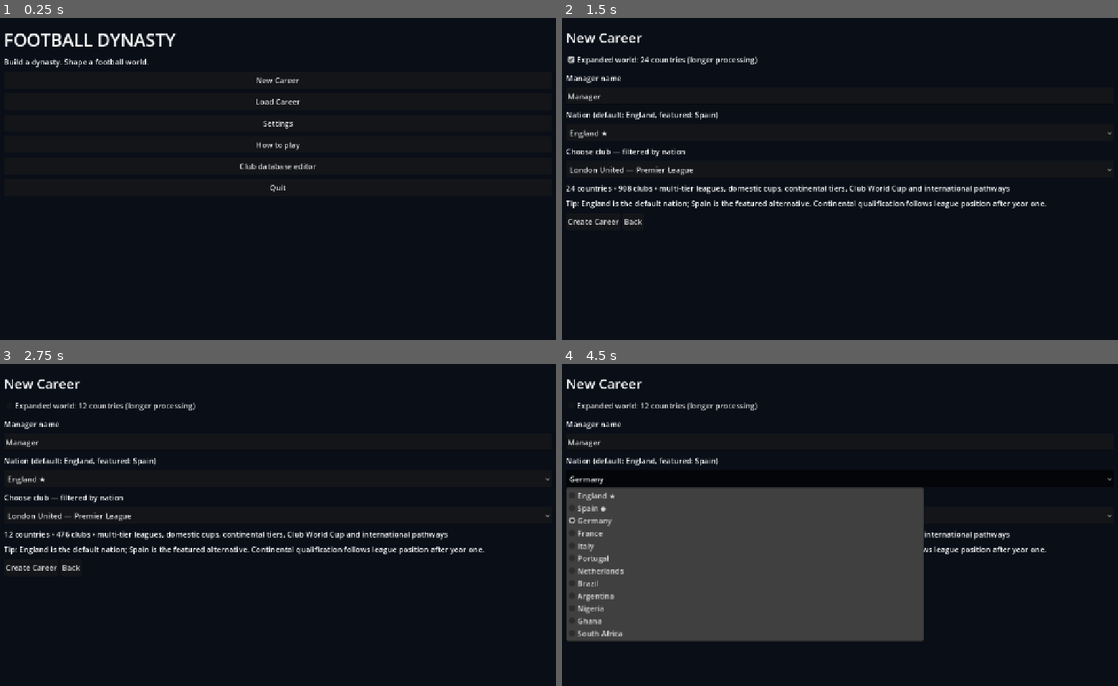
Above: before the commit, frames 1-4 (two rows, left to right).
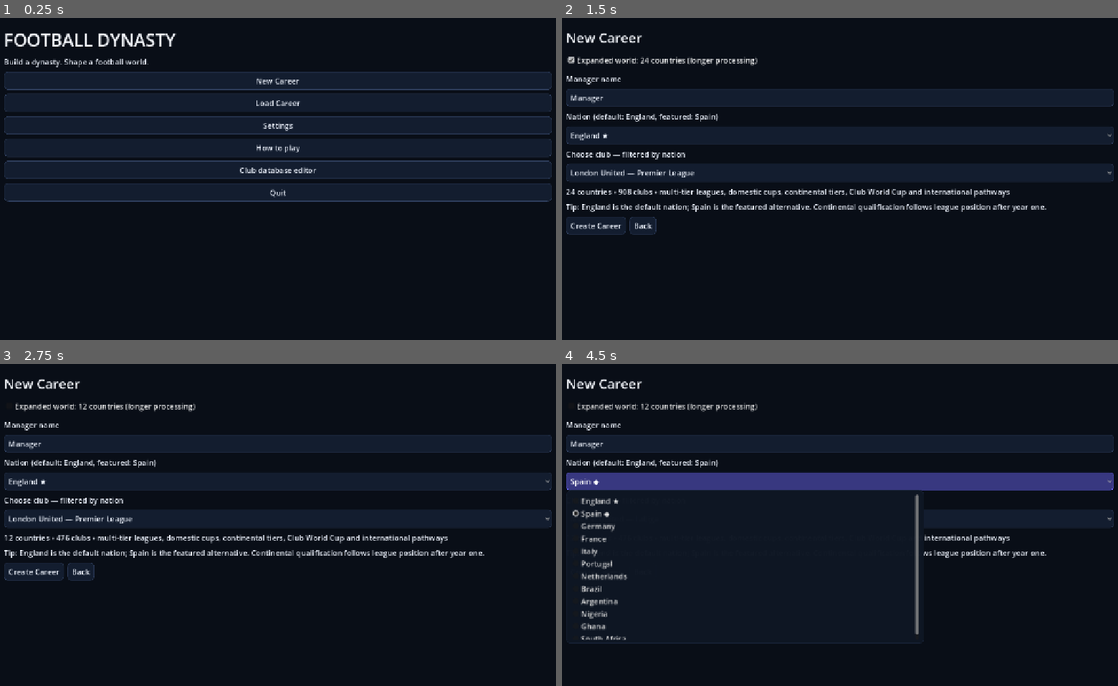
Above: after the commit, the same moments.

Repository: eghosa001/football-manager
Game: Godot game, scene res://game/scenes/career_app.tscn
The game is run twice, just before and just after one commit, with the same random seed, the same clock (stepped at 60 frames per second) and the same inputs.
Inputs (mouse positions are in pixels of both pictures, inside the frame that each line leads up to):
- Up to frame 1 (0.25 s): no input
- Up to frame 2 (1.5 s): click "New Career" at 0.5 s; click "Expanded world: 12 countries …" at 1.25 s
- Up to frame 3 (2.75 s): click "Expanded world: 24 countries …" at 2 s
- Up to frame 4 (4.5 s): click "England ★" at 2.75 s; click "London United — Premier League" at 3.5 s; click (840, 479) at 4.25 s, where only the run before the commit has a clickable "Germany"

The runs differ from the first frame. In frame 1, 4.8% of the frame differs, in the area x 0-100%, y 16-58%; in frame 2, 6.4%; in frame 3, 6.3%; in frame 4, 38%, in the area x 0-100%, y 12-87%.

Commit message:
Establish premium Football Dynasty UI language

Diff:
--- a/game/polish/ui_readability_runtime.gd
+++ b/game/polish/ui_readability_runtime.gd
@@ -1,9 +1,20 @@
 extends Node
 
-const DESKTOP_TARGET_HEIGHT := 38.0
-const MOBILE_TARGET_HEIGHT := 48.0
+const DESKTOP_TARGET_HEIGHT := 40.0
+const MOBILE_TARGET_HEIGHT := 50.0
 const DESKTOP_MIN_FONT := 16
 const MOBILE_MIN_FONT := 18
+
+const COLOR_TEXT := Color(0.93, 0.95, 0.99, 1.0)
+const COLOR_MUTED := Color(0.66, 0.72, 0.82, 1.0)
+const COLOR_SURFACE := Color(0.055, 0.085, 0.14, 0.98)
+const COLOR_SURFACE_RAISED := Color(0.075, 0.115, 0.185, 0.98)
+const COLOR_SURFACE_HOVER := Color(0.095, 0.145, 0.23, 1.0)
+const COLOR_BORDER := Color(0.18, 0.24, 0.36, 1.0)
+const COLOR_BORDER_SOFT := Color(0.12, 0.17, 0.27, 1.0)
+const COLOR_ACCENT := Color(0.43, 0.42, 1.0, 1.0)
+const COLOR_ACCENT_SOFT := Color(0.22, 0.22, 0.50, 1.0)
+const COLOR_SIGNAL := Color(0.22, 0.84, 0.74, 1.0)
 
 func _ready() -> void:
 	get_tree().node_added.connect(_on_node_added)
@@ -34,10 +45,32 @@
 		control.custom_minimum_size.y = maxf(control.custom_minimum_size.y, target_height)
 		control.focus_mode = Control.FOCUS_ALL
 
+	if control is BaseButton:
+		(control as BaseButton).mouse_default_cursor_shape = Control.CURSOR_POINTING_HAND
+
 	if control is Label:
 		var label := control as Label
 		if label.text.length() >= 56 and label.autowrap_mode == TextServer.AUTOWRAP_OFF:
 			label.autowrap_mode = TextServer.AUTOWRAP_WORD_SMART
+		_style_label(label)
+
+	if control is Button and not control is CheckBox and not control is CheckButton:
+		_style_button(control as Button)
+	elif control is LineEdit:
+		_style_line_edit(control as LineEdit)
+	elif control is OptionButton:
+		_style_option_button(control as OptionButton)
+	elif control is PanelContainer:
+		control.add_theme_stylebox_override("panel", _box(COLOR_SURFACE, COLOR_BORDER_SOFT, 1, 10, 12))
+	elif control is HSeparator:
+		control.add_theme_constant_override("separation", 12)
+	elif control is VBoxContainer:
+		control.add_theme_constant_override("separation", maxi(8, control.get_theme_constant("separation")))
+	elif control is HBoxContainer:
+		control.add_theme_constant_override("separation", maxi(8, control.get_theme_constant("separation")))
+	elif control is GridContainer:
+		control.add_theme_constant_override("h_separation", 12)
+		control.add_theme_constant_override("v_separation", 12)
 
 	if control is TabContainer:
 		var tabs := control as TabContainer
@@ -46,6 +79,7 @@
 			bar.scrolling_enabled = true
 			bar.focus_mode = Control.FOCUS_ALL
 			bar.custom_minimum_size.y = maxf(bar.custom_minimum_size.y, target_height)
+			_style_tab_bar(bar)
 
 	# Never force text smaller than the production readability floor. Explicit
 	# larger overrides remain untouched.
@@ -53,3 +87,70 @@
 		var current := control.get_theme_font_size("font_size")
 		if current > 0 and current < min_font:
 			control.add_theme_font_size_override("font_size", min_font)
+
+func _style_label(label: Label) -> void:
+	label.add_theme_color_override("font_color", COLOR_TEXT)
+	var size := label.get_theme_font_size("font_size")
+	if size >= 22:
+		label.add_theme_color_override("font_color", Color(0.97, 0.98, 1.0, 1.0))
+	elif size > 0 and size <= 14:
+		label.add_theme_color_override("font_color", COLOR_MUTED)
+
+func _style_button(button: Button) -> void:
+	var is_nav := button.has_meta("target_tab")
+	var normal_color := Color(0.045, 0.07, 0.115, 0.88) if is_nav else COLOR_SURFACE_RAISED
+	var border := Color.TRANSPARENT if is_nav else COLOR_BORDER
+	button.add_theme_color_override("font_color", COLOR_TEXT)
+	button.add_theme_color_override("font_hover_color", Color.WHITE)
+	button.add_theme_color_override("font_pressed_color", Color.WHITE)
+	button.add_theme_color_override("font_focus_color", Color.WHITE)
+	button.add_theme_stylebox_override("normal", _box(normal_color, border, 1 if not is_nav else 0, 8, 10))
+	button.add_theme_stylebox_override("hover", _box(COLOR_SURFACE_HOVER, Color(0.28, 0.36, 0.54, 1.0), 1, 8, 10))
+	button.add_theme_stylebox_override("pressed", _box(COLOR_ACCENT_SOFT, COLOR_ACCENT, 1, 8, 10))
+	button.add_theme_stylebox_override("focus", _focus_box())
+	if is_nav:
+		button.add_theme_stylebox_override("hover_pressed", _box(COLOR_ACCENT_SOFT, COLOR_ACCENT, 1, 8, 10))
+
+func _style_line_edit(edit: LineEdit) -> void:
+	edit.add_theme_color_override("font_color", COLOR_TEXT)
+	edit.add_theme_color_override("font_placeholder_color", COLOR_MUTED)
+	edit.add_theme_color_override("caret_color", COLOR_SIGNAL)
+	edit.add_theme_stylebox_override("normal", _box(COLOR_SURFACE_RAISED, COLOR_BORDER, 1, 8, 10))
+	edit.add_theme_stylebox_override("focus", _box(COLOR_SURFACE_RAISED, COLOR_ACCENT, 2, 8, 10))
+
+func _style_option_button(option: OptionButton) -> void:
+	option.add_theme_color_override("font_color", COLOR_TEXT)
+	option.add_theme_color_override("font_hover_color", Color.WHITE)
+	option.add_theme_stylebox_override("normal", _box(COLOR_SURFACE_RAISED, COLOR_BORDER, 1, 8, 10))
+	option.add_theme_stylebox_override("hover", _box(COLOR_SURFACE_HOVER, COLOR_ACCENT, 1, 8, 10))
+	option.add_theme_stylebox_override("pressed", _box(COLOR_ACCENT_SOFT, COLOR_ACCENT, 1, 8, 10))
+	option.add_theme_stylebox_override("focus", _focus_box())
+
+func _style_tab_bar(bar: TabBar) -> void:
+	bar.add_theme_color_override("font_selected_color", Color.WHITE)
+	bar.add_theme_color_override("font_unselected_color", COLOR_MUTED)
+	bar.add_theme_stylebox_override("tab_selected", _box(COLOR_ACCENT_SOFT, COLOR_ACCENT, 1, 8, 10))
+	bar.add_theme_stylebox_override("tab_unselected", _box(COLOR_SURFACE, Color.TRANSPARENT, 0, 8, 10))
+	bar.add_theme_stylebox_override("tab_hovered", _box(COLOR_SURFACE_HOVER, COLOR_BORDER, 1, 8, 10))
+	bar.add_theme_stylebox_override("tab_focus", _focus_box())
+
+func _focus_box() -> StyleBoxFlat:
+	return _box(Color(0.0, 0.0, 0.0, 0.0), COLOR_SIGNAL, 2, 8, 8)
+
+func _box(background: Color, border: Color, border_width: int, radius: int, padding: int) -> StyleBoxFlat:
+	var style := StyleBoxFlat.new()
+	style.bg_color = background
+	style.border_color = border
+	style.border_width_left = border_width
+	style.border_width_top = border_width
+	style.border_width_right = border_width
+	style.border_width_bottom = border_width
+	style.corner_radius_top_left = radius
+	style.corner_radius_top_right = radius
+	style.corner_radius_bottom_left = radius
+	style.corner_radius_bottom_right = radius
+	style.content_margin_left = padding
+	style.content_margin_top = max(6, padding - 2)
+	style.content_margin_right = padding
+	style.content_margin_bottom = max(6, padding - 2)
+	return style
